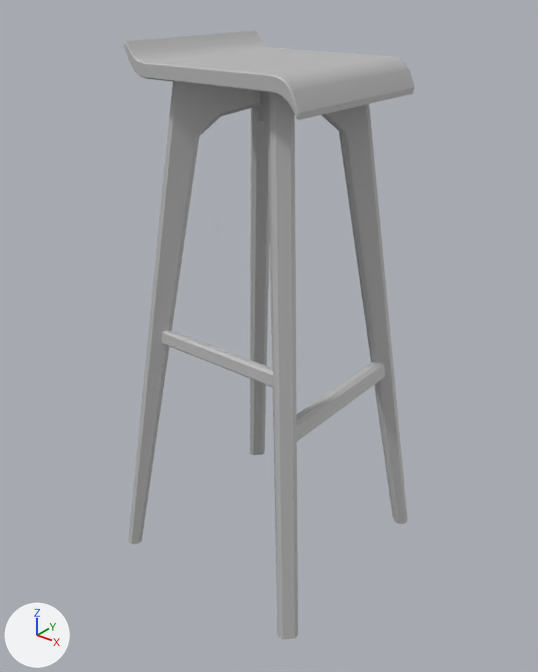
The FBX model Assets/Artists/Models/HIGH_CHAIR.fbx: old version first, new version second.
One viewpoint serves both versions: a camera (50 mm lens) standing at (3.862, -4.946, 1.519) and looking at (2.734, -3.536, 0.645). The axes (+X, +Y, +Z) are drawn at lower left. The lights are the same throughout. Where no turn or scale is listed for an object, it has been applied to the vertices.

The older version as bpy lines, for what is in view:
```python
me_mesh = bpy.data.meshes.new('Mesh')
me_mesh.from_pydata(...)  # 236 vertices, 204 faces; spans x -0.316..0.316, y -0.316..0.316, z -0.703..0.703
me_mesh.materials.append(mat_lambert1)  # grey #bcbcbc
ob_chair8_pcube14 = bpy.data.objects.new('chair8_pCube14', me_mesh)
ob_chair8_pcube14.location = (2.727, -3.522, 0.681)
```
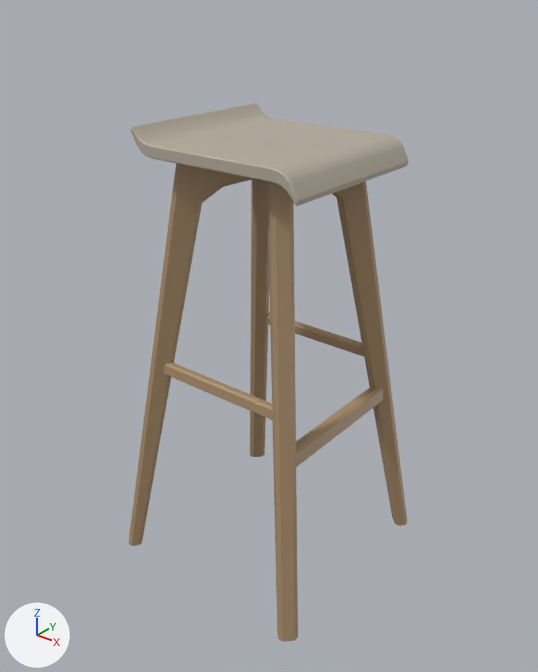
Where the change shows, as pixel boxes [x1, y1, x2, y2] in the pictures (538 x 672 px; the box of a moved part takes in the faces that stretch with it):
'chair8_pCube14', reshaped, moved (12% shorter)
    before: [124, 30, 415, 640]
    after: [129, 103, 409, 642]
part 1 of me_mesh, moved or reshaped
    before: [297, 362, 385, 441]
    after: [296, 387, 383, 467]
part 2 of me_mesh, moved or reshaped
    before: [250, 92, 298, 640]
    after: [250, 179, 298, 642]
part 3 of me_mesh, moved or reshaped
    before: [128, 82, 408, 544]
    after: [129, 163, 407, 546]
part 4 of me_mesh, moved or reshaped
    before: [124, 30, 415, 120]
    after: [130, 103, 409, 206]
part 5 of me_mesh, added (brown)
    after: [265, 313, 364, 357]
part 6 of me_mesh, moved or reshaped
    before: [161, 330, 273, 387]
    after: [164, 363, 273, 420]

What changed in the scene script:
```text
Add mat_woodleg:
    mat_woodleg = principled_material('woodleg')
    mat_woodleg.base_color = (0.411, 0.276, 0.153)  # brown #ac8f6d
Add mat_lambert3:
    mat_lambert3 = principled_material('lambert3')
    mat_lambert3.base_color = (0.471, 0.417, 0.342)  # grey #b7ad9e
Change me_mesh:
    used by ob_chair8_pcube14; location = (2.727, -3.522, 0.681)
    remove me_mesh.from_pydata(...)  # 236 vertices, 204 faces; spans x -0.316..0.316, y -0.316..0.316, z -0.703..0.703
    remove me_mesh.materials.append(mat_lambert1)  # grey #bcbcbc
    add me_mesh.from_pydata(...)  # 252 vertices, 214 faces; spans x -0.316..0.316, y -0.316..0.316, z -0.613..0.613
    me_mesh part 1: the loose piece of 16 vertices spanning x 0.205..0.245, y -0.212..0.212, z -0.186..-0.129 is scaled about the mesh origin by (1, 1, 0.872), in mat_woodleg (brown #ac8f6d)
    me_mesh part 2: the loose piece of 62 vertices spanning x -0.316..0.316, y -0.316..0.316, z -0.703..0.63 is scaled about the mesh origin by (1, 1, 0.872), in mat_woodleg (brown #ac8f6d)
    me_mesh part 3: the loose piece of 62 vertices spanning x -0.316..0.316, y -0.316..0.316, z -0.703..0.63 is scaled about the mesh origin by (1, 1, 0.872), in mat_woodleg (brown #ac8f6d)
    me_mesh part 4: the loose piece of 80 vertices spanning x -0.241..0.253, y -0.23..0.232, z 0.582..0.703 is scaled about the mesh origin by (1, 1, 0.872), in mat_lambert3 (grey #b7ad9e)
    me_mesh part 5: a new loose piece of 16 vertices spanning x -0.196..0.192, y 0.197..0.226, z -0.037..-0.001, in mat_woodleg (brown #ac8f6d)
    me_mesh part 6
    14 vertices are removed from x -0.196..0.192, y -0.224..-0.195, z -0.043..-0.003
    10 faces are deleted
    7 vertices are added at x -0.196, y -0.224..-0.195, z -0.037..-0.002
    7 new vertices lie (0.388, 0.0, 0.0) away from vertices in x -0.196, y -0.224..-0.195, z -0.037..-0.002
    10 new faces join them, mat_woodleg (brown #ac8f6d)
    add me_mesh.materials.append(mat_woodleg)  # brown #ac8f6d
    add me_mesh.materials.append(mat_lambert3)  # grey #b7ad9e
Change ob_chair8_pcube14:
    ob_chair8_pcube14.location: (2.727, -3.522, 0.681) -> (2.727, -3.522, 0.584)
```
